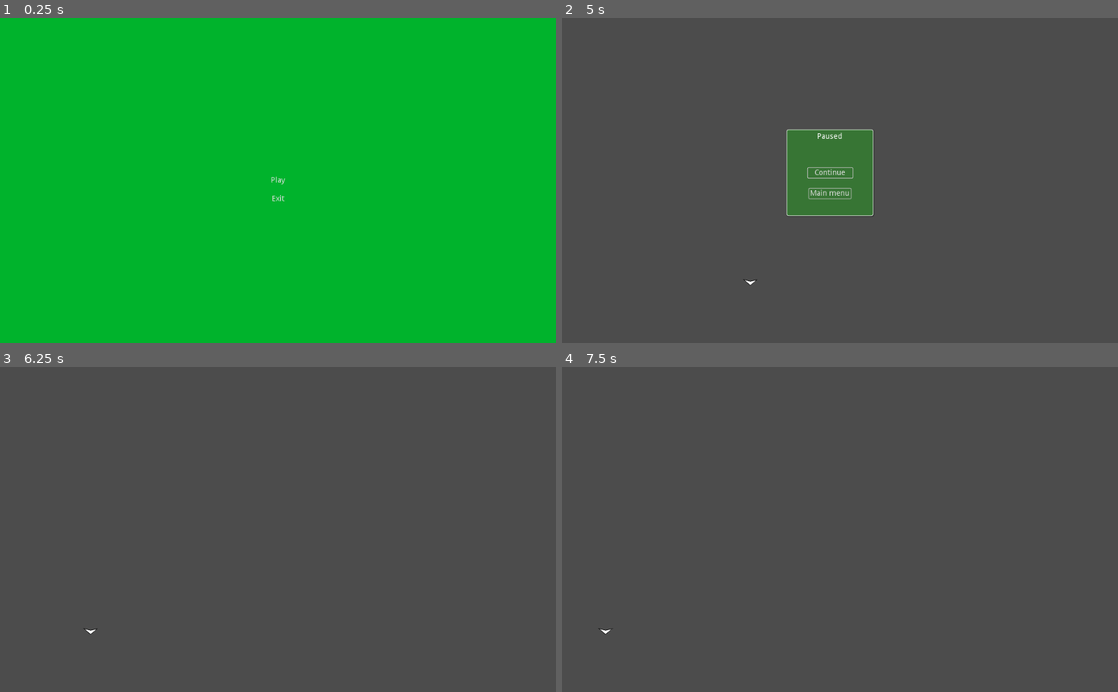
Above: before the commit, frames 1-4 (two rows, left to right).
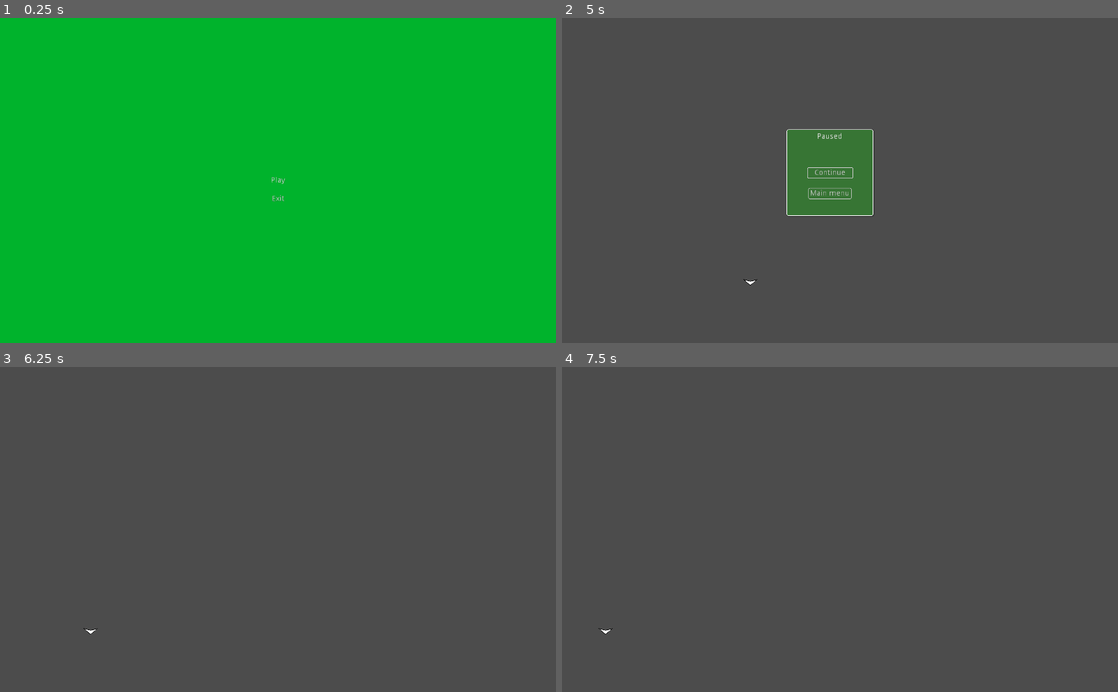
Above: after the commit, the same moments.

Repository: Jomii/Digital-game-2
Game: Godot game, scene res://Scenes/MainMenu.tscn
Same seed, same stepped clock (60 frames per second), same inputs: the game is played once before the commit and once after it.
Inputs:
- Up to frame 1 (0.25 s): no input
- Up to frame 2 (5 s): click "Play" at 0.5 s; tap Enter at 1.25, 2.75, 4.25 s; hold Right (ui_right) 1.28-2.03 s; tap Space at 2, 3.5 s; hold Left (ui_left) 2.03-2.78 s; hold Right (ui_right) 2.78-4.28 s; hold Left (ui_left) from 4.28 s (still down); tap Escape (ui_cancel) at 4.9 s
- Up to frame 3 (6.25 s): release Left (ui_left) at 5 s; click "Continue" at 5 s; tap Space at 5.75 s; hold Left (ui_left) from 5.78 s (still down)
- Up to frame 4 (7.5 s): release Left (ui_left) at 7.28 s; hold Right (ui_right) from 7.28 s (still down)

The runs differ from the first frame. In frame 1, less than 0.1% of the frame differs, in the area x 48-52%, y 48-57%; in frame 2, 0.3%, in the area x 32-56%, y 34-83%; in frame 3, less than 0.1%; in frame 4, less than 0.1%.

Commit message:
Change project settings for building .exe

Diff:
--- a/Scenes/LevelScene.tscn
+++ b/Scenes/LevelScene.tscn
@@ -80,6 +80,5 @@
 __meta__ = {
 "_edit_use_anchors_": false
 }
-[connection signal="pause" from="Player" to="PauseMenu" method="_on_Player_pause"]
 [connection signal="pressed" from="PauseMenu/ContinueButton" to="PauseMenu" method="_on_ContinueButton_pressed"]
 [connection signal="pressed" from="PauseMenu/MainMenuButton" to="PauseMenu" method="_on_MainMenuButton_pressed"]
--- a/Scripts/Player.gd
+++ b/Scripts/Player.gd
@@ -4,7 +4,6 @@
 # Declare member variables here. Examples:
 # var a = 2
 # var b = "text"
-signal pause
 
 export var speed = 400
 var screen_size
@@ -15,9 +14,6 @@
 
 func _process(delta):
 	var velocity = Vector2()
-
-	if Input.is_action_just_pressed("ui_cancel"):
-		emit_signal("pause")
 
 	if Input.is_action_pressed("ui_right"):
 		velocity.x += 1
--- a/project.godot
+++ b/project.godot
@@ -19,6 +19,18 @@
 run/main_scene="res://Scenes/MainMenu.tscn"
 config/icon="res://icon.png"
 
+[display]
+
+window/size/borderless=true
+window/size/fullscreen=true
+window/handheld/orientation="portrait"
+window/stretch/mode="2d"
+window/stretch/aspect="keep"
+
+[input_devices]
+
+pointing/emulate_touch_from_mouse=true
+
 [rendering]
 
 environment/default_environment="res://default_env.tres"
Not shown, added: export_presets.cfg
